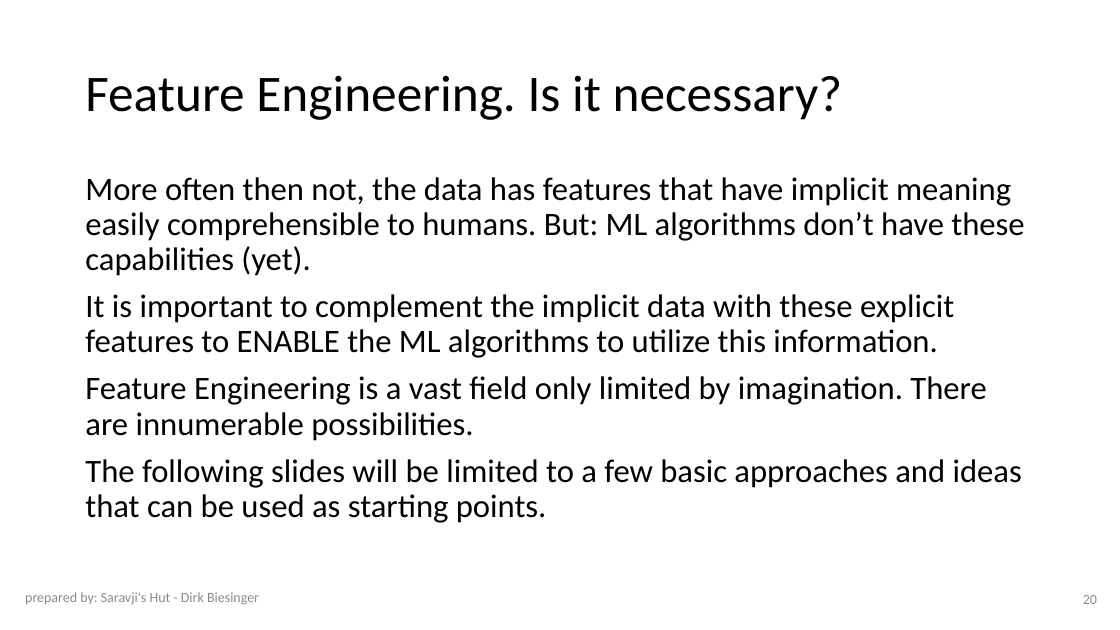
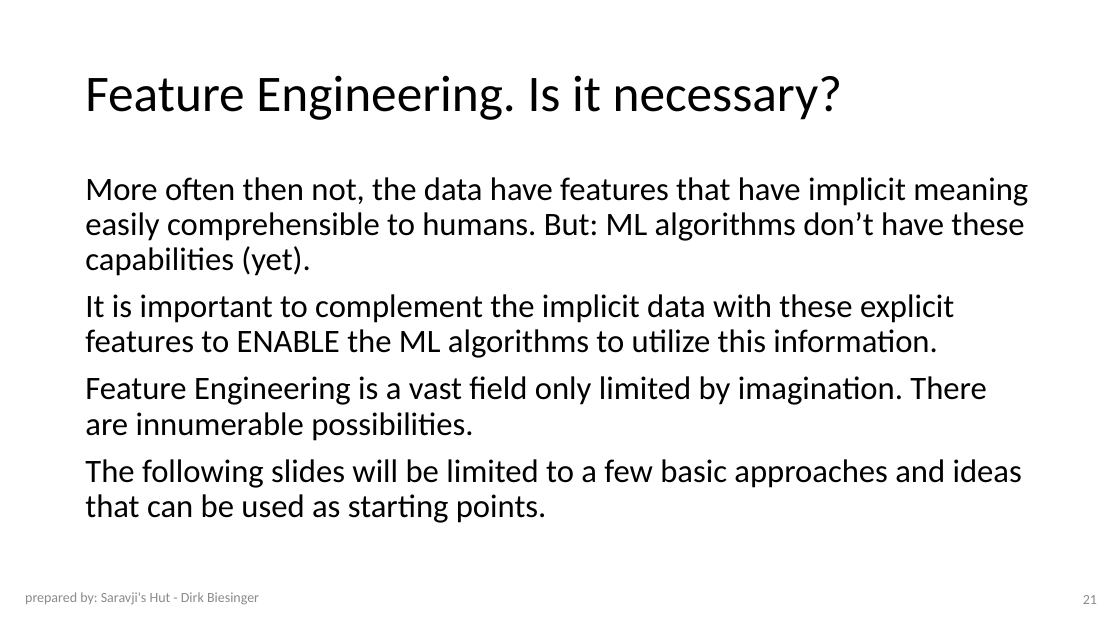
Before and after one commit to Saravji/saravjis_hut, a slide deck: slide 21 of DS_ML/FS_FE/content/Art Feature Selection and Engineering.odp (slide 20 before the commit). Drawn at 1120x630 pixels with LibreOffice and Linux fonts; fonts in the diff are those of the drawing; background and template pictures are left out. Boxes give left, top, right and bottom in pixels: in the first picture for what was removed or moved away, otherwise in the second. Text is boxed around its words. In the diff, an @@ line names an element or a change of style, - is before the commit and + after.

Commit message:
20210317.1713 corrected spelling mistakes / clarified language in FS_FE slides

```diff
--- a/DS_ML/FS_FE/content/Art Feature Selection and Engineering.odp
+++ b/DS_ML/FS_FE/content/Art Feature Selection and Engineering.odp
@@ text at [85,177,1028,276]: text changed @@
-More often then not, the data has features that have implicit meaning easily comprehensible to humans. But: ML algorithms don’t have these capabilities (yet).
+More often then not, the data have features that have implicit meaning easily comprehensible to humans. But: ML algorithms don’t have these capabilities (yet).
@@ page number at [1083,595,1097,604]: text changed @@
-20
+21
```
Also in this commit, not shown: 3 other slides changed, 1 slide added, 2 other files.
